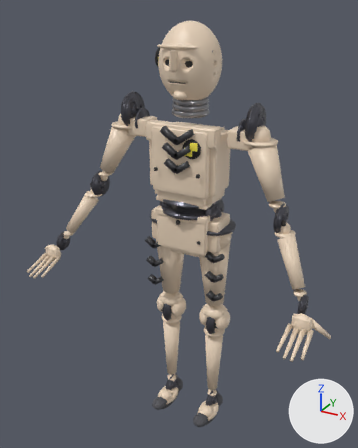
Before and after pictures for a commit that changed the FBX model Assets/Art/Characters/HiPoly/Dummy_Mannequin_Orange_Hier_Hi.fbx.
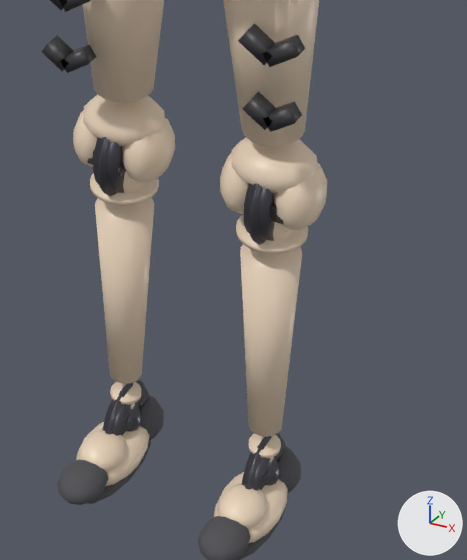
The first picture shows the older version from a 50 mm camera at (0.917, -1.764, 1.864) aimed at (-0.015, -0.07, 1.016). The close-ups show the older and then the newer version on the part from 38% to 76% of the width and 59% to 95% of the height of that picture. Only the edits that show in the close-ups are written down. Every picture has the same lights, and +X, +Y and +Z are marked at lower right. Vertices at exactly the same position are counted once.

The first close-up shows 'Mesh_Foot_L', 'Mesh_Foot_R', 'Mesh_LowerLeg_L', 'Mesh_LowerLeg_R', 'Mesh_UpperLeg_L', 'Mesh_UpperLeg_R'.
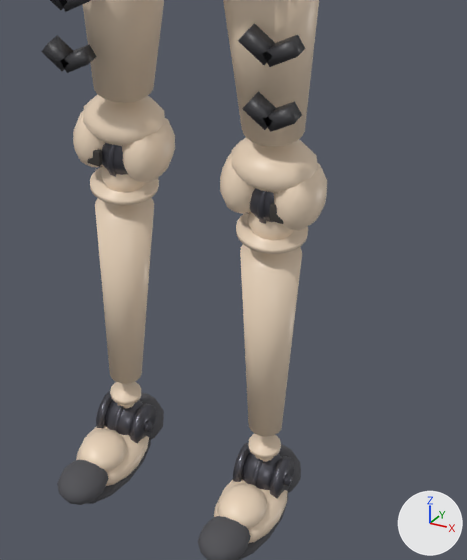
Pixel boxes (x1, y1, x2, y2) of what changed, in the close-ups (467 x 560 px):
'Mesh_LowerLeg_L', reshaped: before (236, 183, 308, 462); after (236, 188, 308, 462)
'Mesh_LowerLeg_R', reshaped: before (88, 137, 159, 409); after (88, 142, 159, 408)
'Mesh_Foot_L', reshaped: before (198, 433, 301, 560); after (198, 442, 301, 560)
'Mesh_Foot_R', reshaped (9% shorter): before (57, 380, 164, 505); after (57, 391, 164, 505)
part 1 of me_sphere_033, added: after (250, 188, 274, 222)
part 2 of me_sphere_033, added (mostly hidden): after (257, 190, 266, 224)
part 3 of me_sphere_033, deleted: before (243, 183, 275, 244)
part 4 of me_sphere_053, added: after (105, 400, 143, 436)
part 5 of me_sphere_053, added: after (130, 403, 156, 443)
part 6 of me_sphere_053, added: after (96, 391, 112, 428)
part 7 of me_sphere_053, added (mostly hidden): after (113, 406, 123, 432)
part 8 of me_sphere_053, deleted: before (103, 380, 149, 436)
part 9 of me_sphere_037, added: after (242, 452, 282, 490)
part 10 of me_sphere_037, added: after (270, 456, 294, 498)
part 11 of me_sphere_037, added: after (233, 442, 250, 482)
part 12 of me_sphere_037, added (mostly hidden): after (251, 458, 262, 486)
part 13 of me_sphere_037, added: after (283, 474, 292, 486)
part 14 of me_sphere_037, deleted: before (242, 433, 286, 491)
part 15 of me_sphere_049, added: after (102, 142, 128, 175)
part 16 of me_sphere_049, added (mostly hidden): after (107, 144, 116, 177)
part 17 of me_sphere_049, deleted: before (93, 137, 126, 196)

What changed in the scene script:
```text
Change me_sphere_053:
    remove me_sphere_053.from_pydata(...)  # 782 vertices, 722 faces; spans x -0.048..0.048, y -0.174..0.077, z -0.064..0.059
    add me_sphere_053.from_pydata(...)  # 780 vertices, 762 faces; spans x -0.048..0.048, y -0.174..0.077, z -0.064..0.036
    me_sphere_053 part 4: a new loose piece, a UV sphere (16 segments, 8 rings, poles along z) spanning x -0.034..0.034, y -0.034..0.034, z -0.034..0.034, in mat_joint_it (dark grey #595961)
    me_sphere_053 part 5: a new loose piece, an 18-sided cylinder along x spanning x 0.024..0.035, y -0.031..0.031, z -0.031..0.031, in mat_joint_it (dark grey #595961)
    me_sphere_053 part 6: a new loose piece, an 18-sided cylinder along x spanning x -0.035..-0.024, y -0.031..0.031, z -0.031..0.031, in mat_joint_it (dark grey #595961)
    me_sphere_053 part 7: a new loose piece, an 18-sided cylinder along x spanning x -0.0031..0.0031, y -0.0367..0.0367, z -0.0362..0.0362, in mat_joint_it (dark grey #595961)
    me_sphere_053 part 8: 11 loose pieces with 386 vertices, spanning x -0.024..0.024, y -0.059..0.059, z -0.059..0.059, are deleted
    other edits to the shape of me_sphere_053 do not show in these pictures
Change me_sphere_037:
    remove me_sphere_037.from_pydata(...)  # 782 vertices, 722 faces; spans x -0.048..0.048, y -0.174..0.077, z -0.064..0.059
    add me_sphere_037.from_pydata(...)  # 780 vertices, 762 faces; spans x -0.048..0.048, y -0.174..0.077, z -0.064..0.036
    me_sphere_037 part 9: a new loose piece, a UV sphere (16 segments, 8 rings, poles along z) spanning x -0.034..0.034, y -0.034..0.034, z -0.034..0.034, in mat_joint_it (dark grey #595961)
    me_sphere_037 part 10: a new loose piece, an 18-sided cylinder along x spanning x 0.024..0.035, y -0.031..0.031, z -0.031..0.031, in mat_joint_it (dark grey #595961)
    me_sphere_037 part 11: a new loose piece, an 18-sided cylinder along x spanning x -0.035..-0.024, y -0.031..0.031, z -0.031..0.031, in mat_joint_it (dark grey #595961)
    me_sphere_037 part 12: a new loose piece, an 18-sided cylinder along x spanning x -0.0031..0.0031, y -0.0367..0.0367, z -0.0362..0.0362, in mat_joint_it (dark grey #595961)
    me_sphere_037 part 13: a new loose piece, a UV sphere (10 segments, 5 rings, poles along z) spanning x 0.028..0.044, y -0.008..0.008, z -0.009..0.009, in mat_joint_it (dark grey #595961)
    me_sphere_037 part 14: 11 loose pieces with 386 vertices, spanning x -0.024..0.024, y -0.059..0.059, z -0.059..0.059, are deleted
    other edits to the shape of me_sphere_037 do not show in these pictures
Change me_sphere_049:
    remove me_sphere_049.from_pydata(...)  # 1076 vertices, 806 faces; spans x -0.049..0.049, y -0.071..0.071, z -0.473..0.071
    add me_sphere_049.from_pydata(...)  # 1038 vertices, 824 faces; spans x -0.051..0.052, y -0.049..0.049, z -0.473..0.043
    me_sphere_049 part 15: a new loose piece, a UV sphere (16 segments, 8 rings, poles along z) spanning x -0.04..0.04, y -0.04..0.04, z -0.04..0.04, in mat_joint_it (dark grey #595961)
    me_sphere_049 part 16: a new loose piece, an 18-sided cylinder along x spanning x -0.0036..0.0036, y -0.0432..0.0432, z -0.0425..0.0425, in mat_joint_it (dark grey #595961)
    me_sphere_049 part 17: 14 loose pieces with 508 vertices, spanning x -0.036..0.036, y -0.071..0.071, z -0.071..0.071, are deleted
    other edits to the shape of me_sphere_049 do not show in these pictures
Change me_sphere_033:
    remove me_sphere_033.from_pydata(...)  # 1076 vertices, 806 faces; spans x -0.049..0.049, y -0.071..0.071, z -0.473..0.071
    add me_sphere_033.from_pydata(...)  # 1038 vertices, 824 faces; spans x -0.051..0.052, y -0.049..0.049, z -0.473..0.043
    me_sphere_033 part 1: a new loose piece, a UV sphere (16 segments, 8 rings, poles along z) spanning x -0.04..0.04, y -0.04..0.04, z -0.04..0.04, in mat_joint_it (dark grey #595961)
    me_sphere_033 part 2: a new loose piece, an 18-sided cylinder along x spanning x -0.0036..0.0036, y -0.0432..0.0432, z -0.0425..0.0425, in mat_joint_it (dark grey #595961)
    me_sphere_033 part 3: 14 loose pieces with 508 vertices, spanning x -0.036..0.036, y -0.071..0.071, z -0.071..0.071, are deleted
    other edits to the shape of me_sphere_033 do not show in these pictures
```
